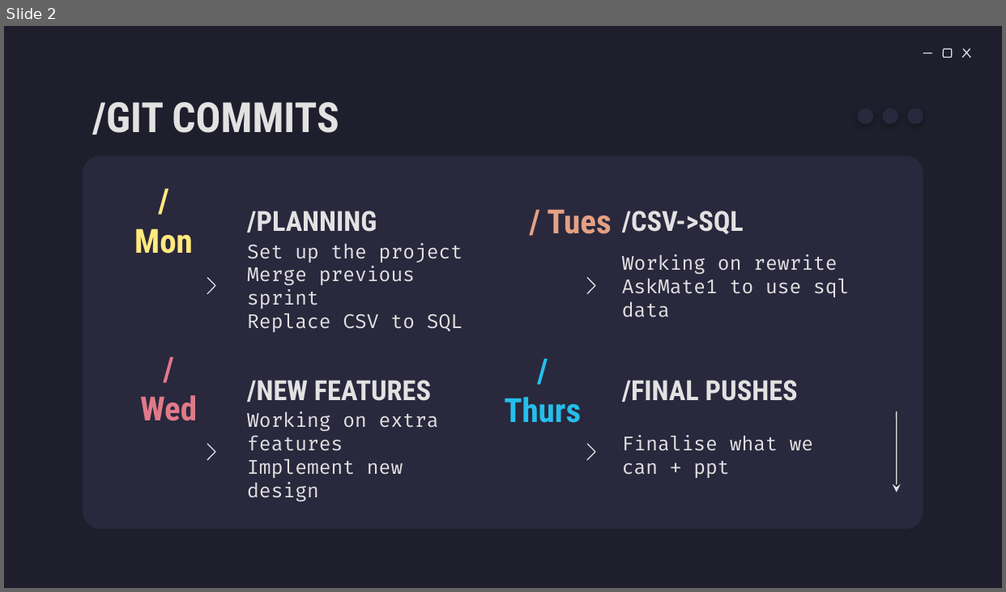
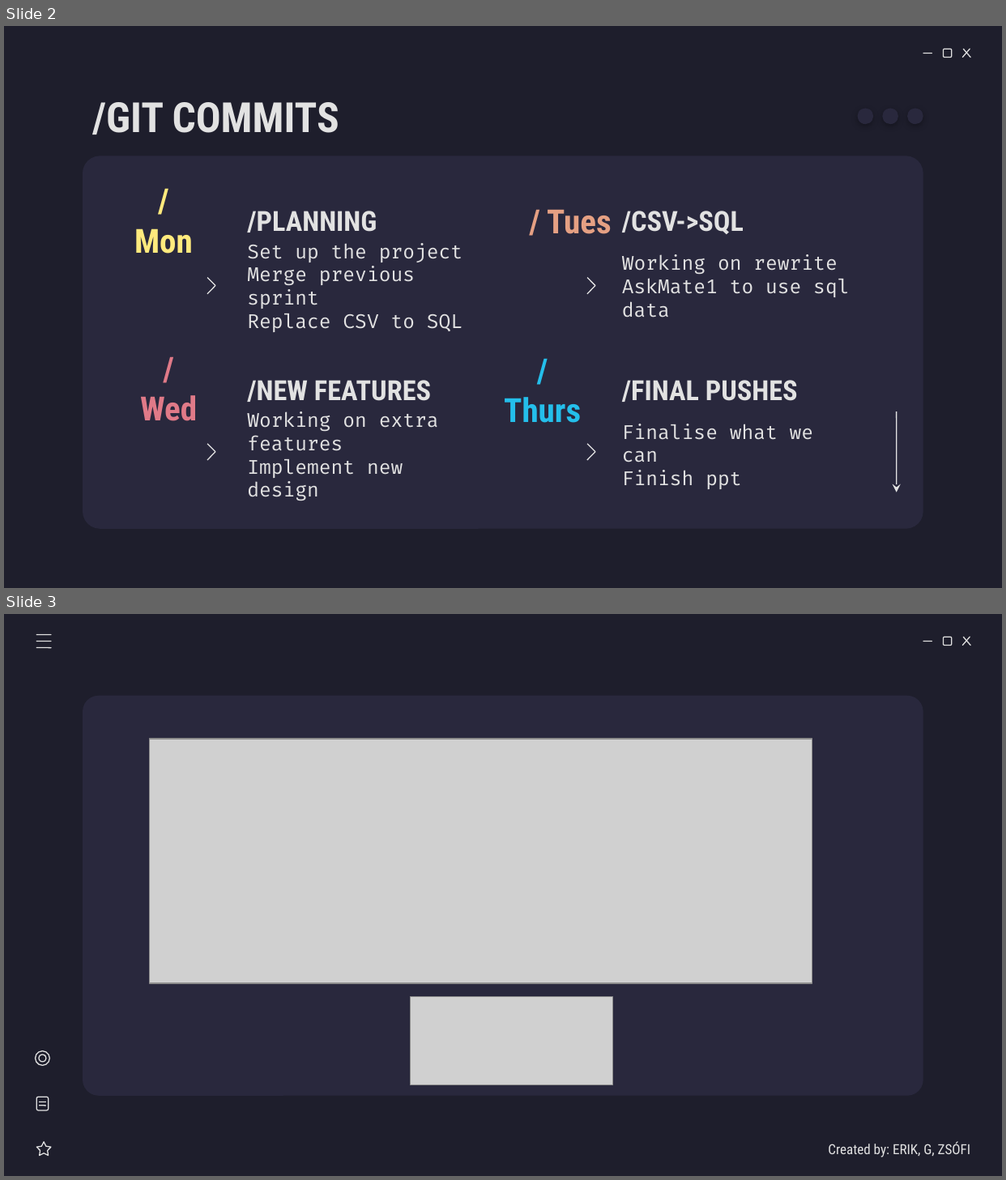
Before and after one commit to CodecoolGlobal/ask-mate-2-python-zsofi82, a slide deck: static/ppt/AskMate2_Movieee.ug.pptx. Shown one above the other, each under a label of ours: slide 2 before the commit, slides 2 and 3 after it. The pictures are 1006x592 and 1006x1180 pixels, drawn with LibreOffice and Linux fonts; fonts in the diff are those of the drawing; grey boxes stand for pictures. Boxes give left, top, right and bottom in pixels: in the first picture for what was removed or moved away, otherwise in the second. Text is boxed around its words. In the diff, an @@ line names an element or a change of style, - is before the commit and + after.

```diff
--- a/static/ppt/AskMate2_Movieee.ug.pptx
+++ b/static/ppt/AskMate2_Movieee.ug.pptx
@@ slide 3 added at bbox=[4, 614, 1002, 1176], background #1E1E2C; not listed: 4 template elements that a slide beside it also shows @@
@@ freeform shape added at bbox=[37, 635, 51, 635], outline #E2E2E2 0.74 pt @@
@@ freeform shape added at bbox=[37, 648, 51, 648], outline #E2E2E2 0.74 pt @@
@@ freeform shape added at bbox=[37, 641, 51, 641], outline #E2E2E2 0.74 pt @@
@@ rounded rectangle added at bbox=[83, 696, 923, 1096], fill #29283D @@
@@ picture added at bbox=[150, 739, 812, 983] @@
@@ picture added at bbox=[410, 997, 613, 1085] @@
@@ group added at bbox=[35, 1051, 51, 1156]: 2 freeform shapes, 2 ellipses, 1 star, 1 rounded rectangle @@
@@ text added at bbox=[828, 1141, 970, 1158], 10 pt, text #E2E2E2 @@
+Created by: ERIK, G, ZSÓFI
@@ slide 2 changed as well @@
@@ text at bbox=[622, 424, 814, 489]: text changed @@
-Finalise what we can + ppt
+Finalise what we can
+Finish ppt
```
Also in this commit, not shown: 3 other slides changed, 13 other files.
